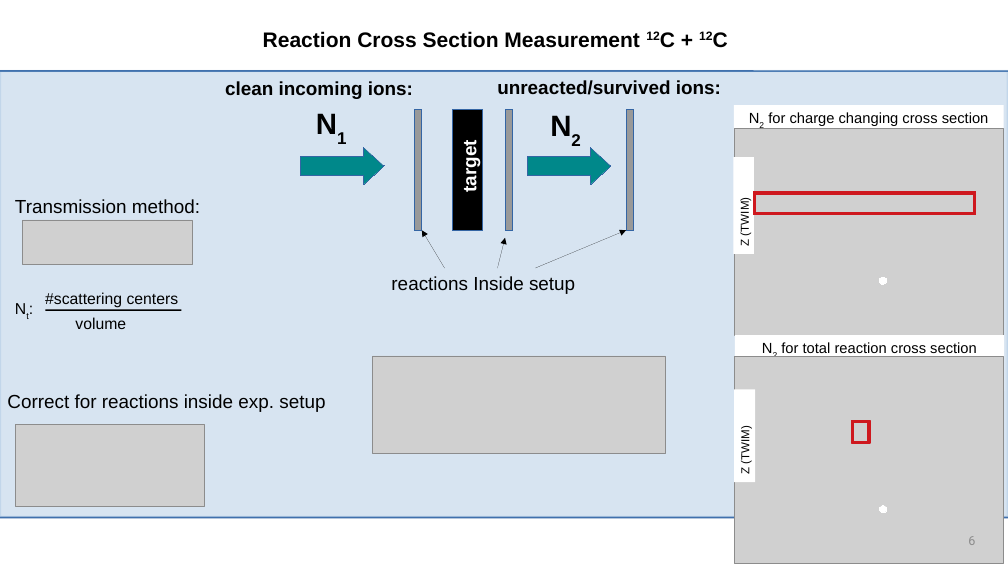
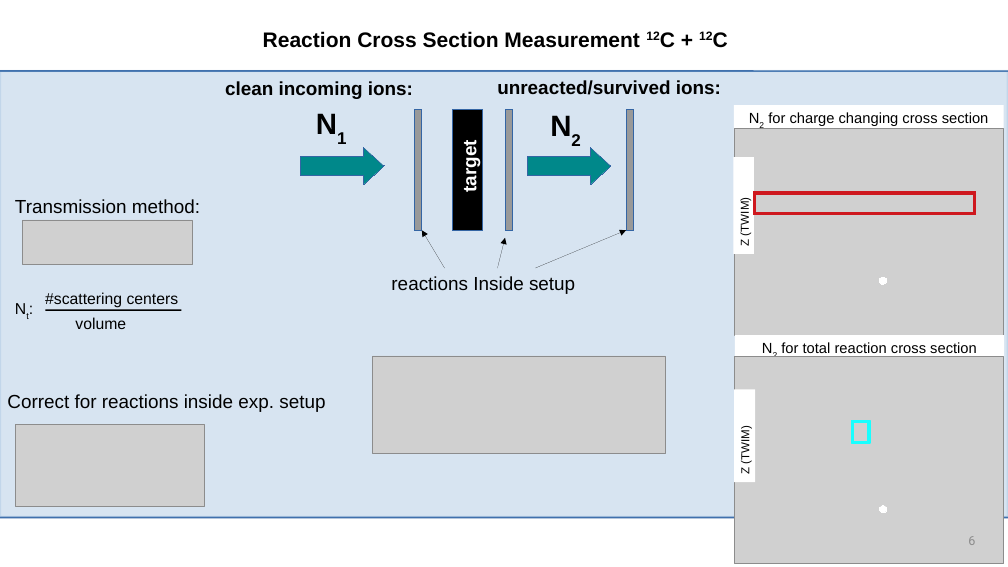
Before and after one commit to jenegger/r3bweek24_gsi, a slide deck: slide 6 of r3bweek_24_gsi.odp. Drawn at 1008x567 pixels with LibreOffice and Linux fonts; fonts in the diff are those of the drawing; grey boxes stand for pictures; background and template pictures are left out. Boxes give left, top, right and bottom in pixels: in the first picture for what was removed or moved away, otherwise in the second. Text is boxed around its words. In the diff, an @@ line names an element or a change of style, - is before the commit and + after.

```diff
--- a/r3bweek_24_gsi.odp
+++ b/r3bweek_24_gsi.odp
@@ frame at (851, 420, 870, 443): fill #CE181E to #18FFFF; outline #CE181E 1.5 pt to #18FFFF 1.5 pt @@
```
Also in this commit, not shown: 9 other slides changed, 5 other files.
